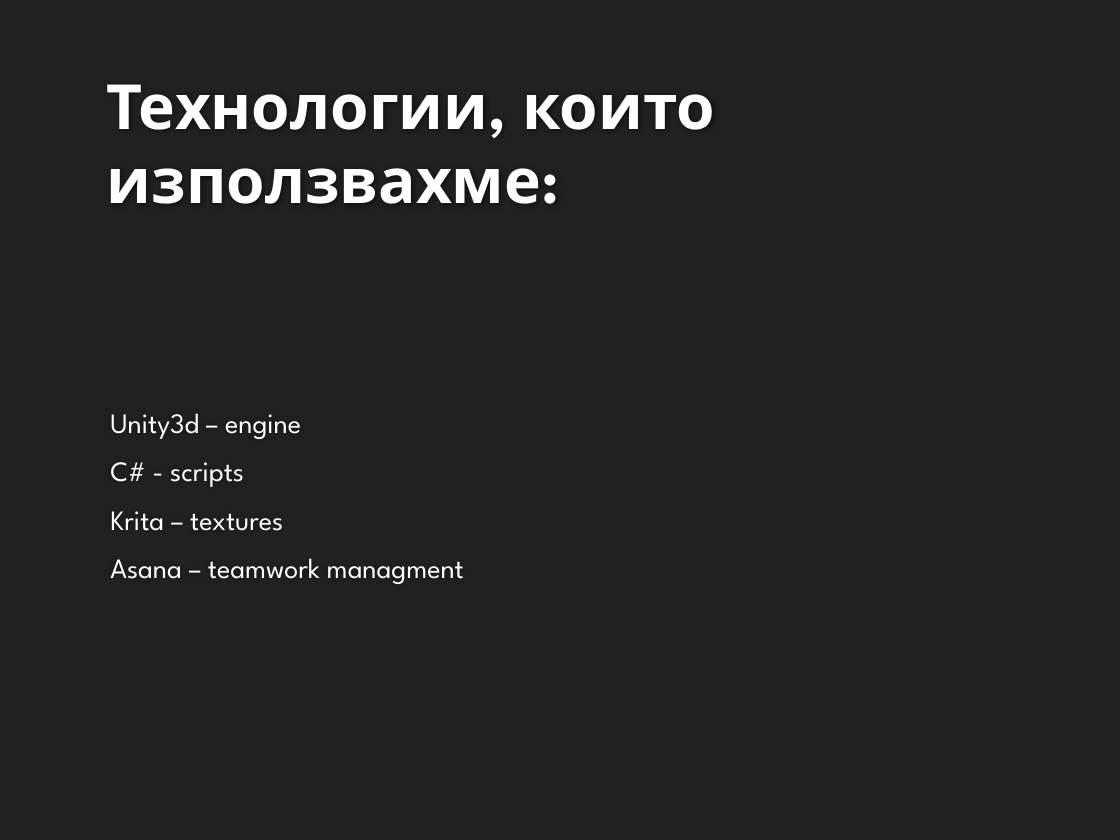
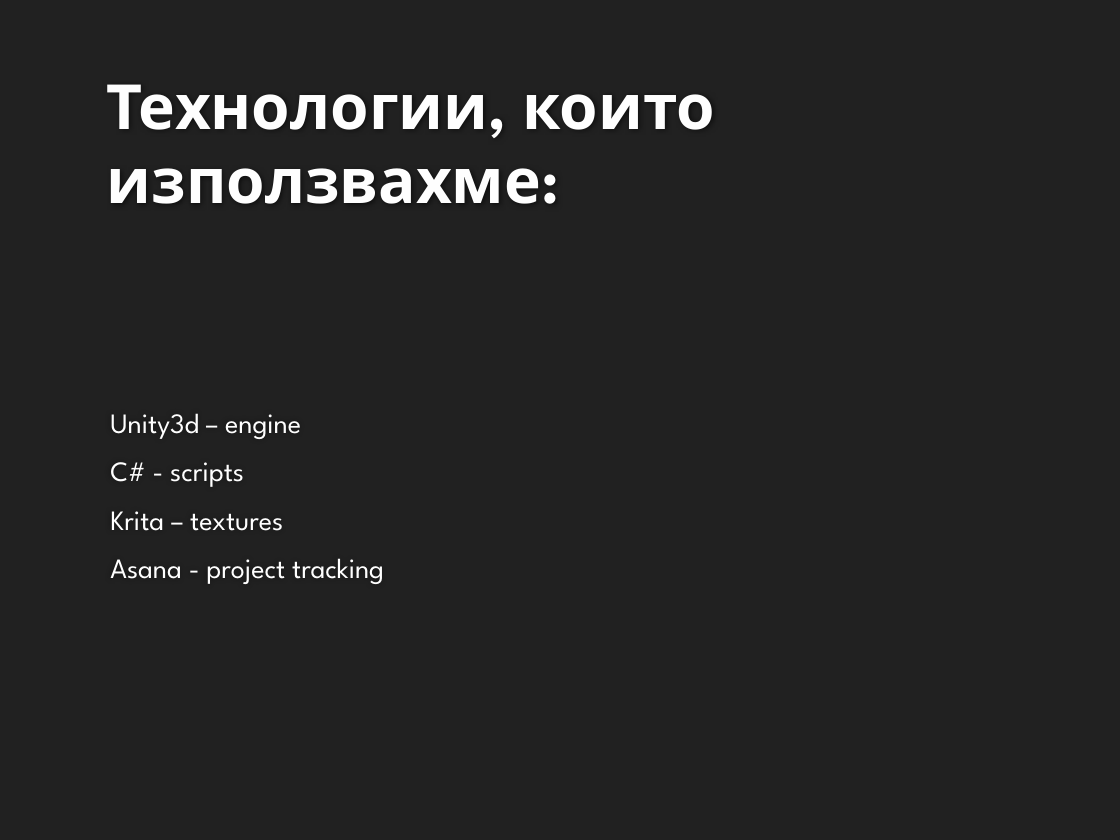
Before and after one commit to BojoPopnikolov/TeamXD, a slide deck: slide 2 of Presentation/Team xD.pptx. Drawn at 1120x840 pixels with LibreOffice and Linux fonts; fonts in the diff are those of the drawing; background and template pictures are left out. Boxes give left, top, right and bottom in pixels: in the first picture for what was removed or moved away, otherwise in the second. Text is boxed around its words. In the diff, an @@ line names an element or a change of style, - is before the commit and + after.

```diff
--- a/Presentation/Team xD.pptx
+++ b/Presentation/Team xD.pptx
@@ text at <box>110,558,384,584</box>: text changed @@
-Asana – teamwork managment
+Asana - project tracking
```
Also in this commit, not shown: 3 other slides changed.
